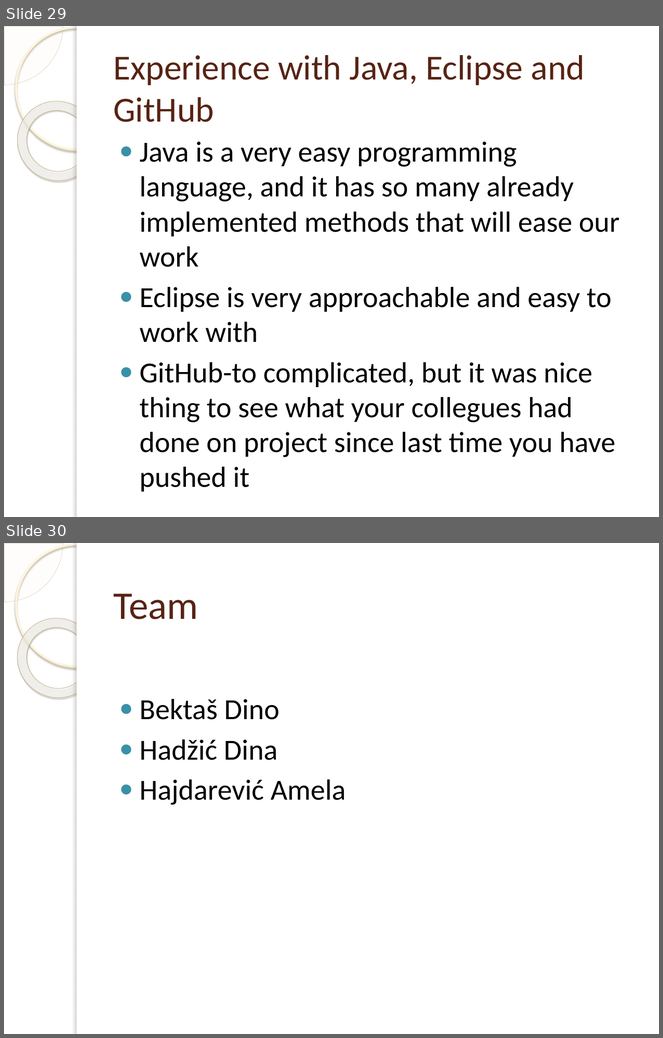
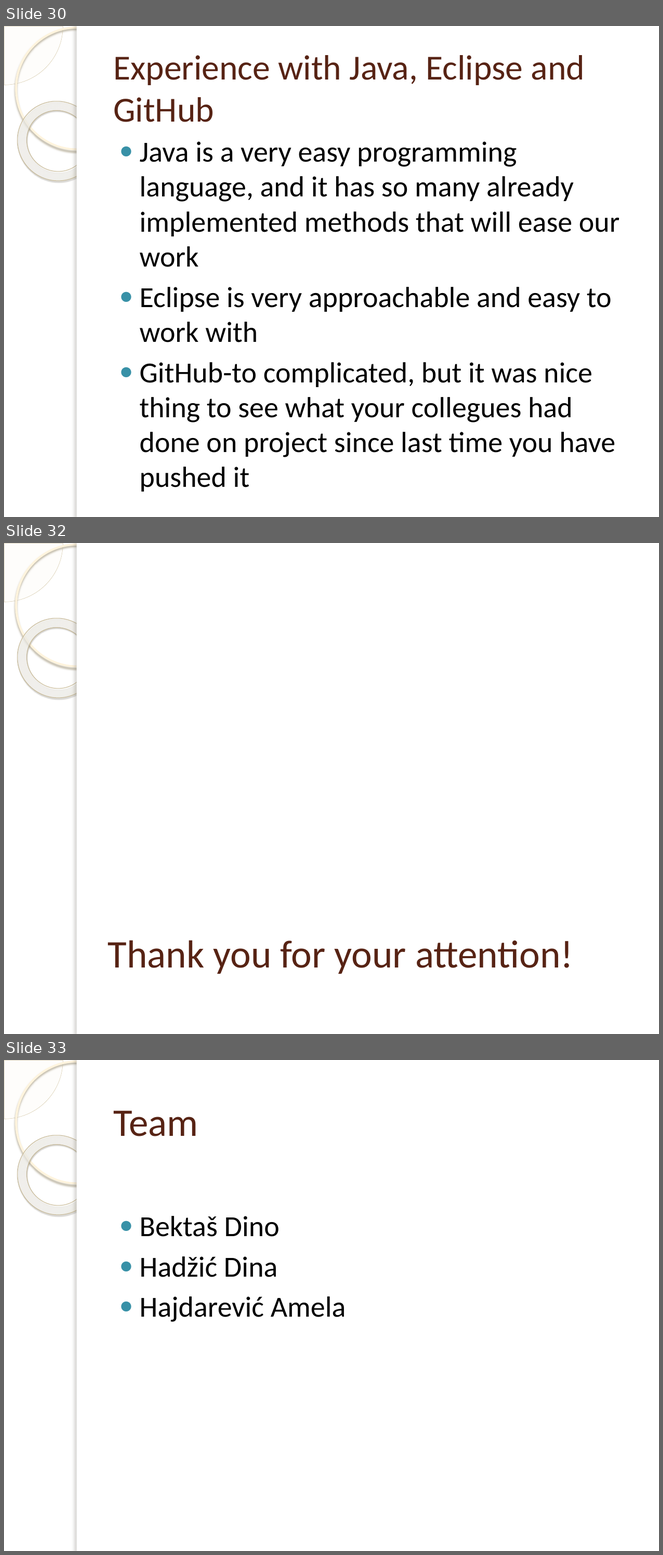
Before and after one commit to csis160-20112012/DAD, a slide deck: ProjectPaintApplication.pptx. Shown one above the other, each under a label of ours: slides 29 and 30 before the commit, slides 30, 32 and 33 after it; the slides between them are not shown. The pictures are 663x1038 and 663x1555 pixels, drawn with LibreOffice and Linux fonts; fonts in the diff are those of the drawing; background and template pictures are left out. Boxes give left, top, right and bottom in pixels: in the first picture for what was removed or moved away, otherwise in the second. Text is boxed around its words. In the diff, an @@ line names an element or a change of style, - is before the commit and + after.

```diff
--- a/ProjectPaintApplication.pptx
+++ b/ProjectPaintApplication.pptx
@@ slide 32 added at (4, 543, 659, 1034), background picture (left out); not listed: 5 template elements that a slide beside it also shows @@
@@ title added at (107, 940, 573, 974), 43 pt, text #572314 @@
+Thank you for your attention!
@@ what was slide 29 is now slide 30 @@
@@ what was slide 30 is now slide 33 @@
```
Also in this commit, not shown: 2 other slides added, 1 other file.
